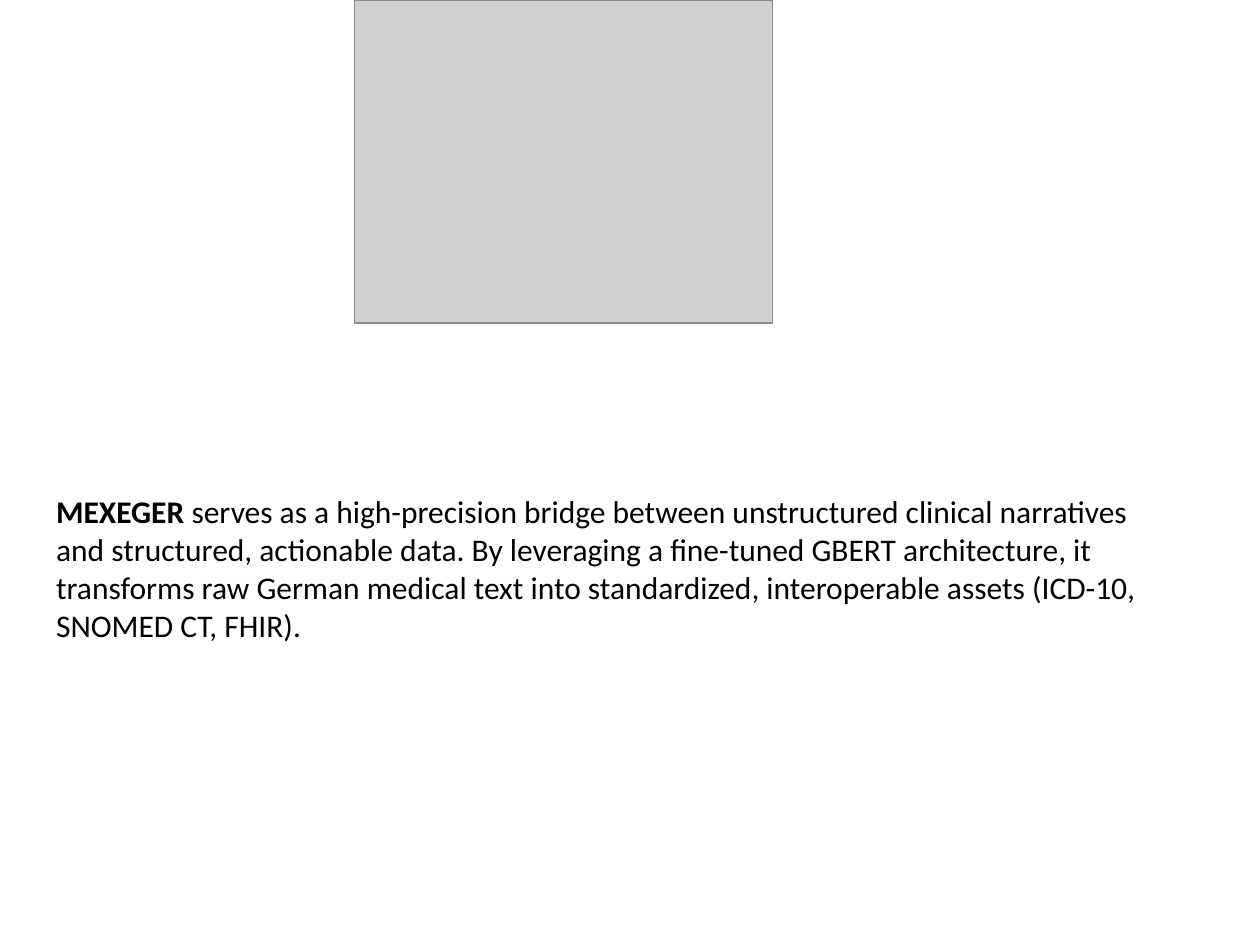
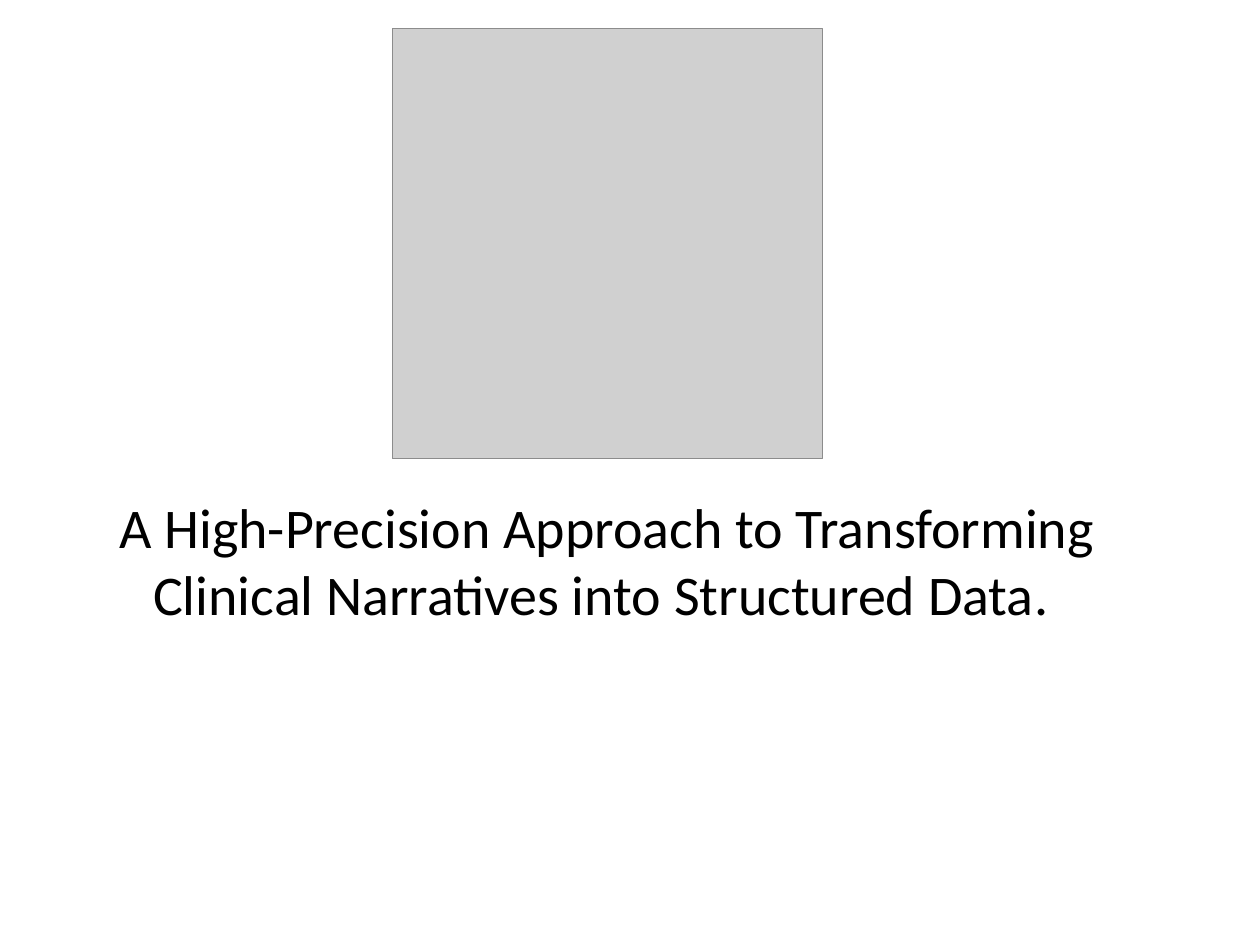
Before and after one commit to rtdicomexplorer/medical_ner_classification, a slide deck: slide 1 of documents/visual_abstract_NER.pptx. Drawn at 1260x945 pixels with LibreOffice and Linux fonts; fonts in the diff are those of the drawing; grey boxes stand for pictures. Boxes give left, top, right and bottom in pixels: in the first picture for what was removed or moved away, otherwise in the second. Text is boxed around its words. In the diff, an @@ line names an element or a change of style, - is before the commit and + after.

```diff
--- a/documents/visual_abstract_NER.pptx
+++ b/documents/visual_abstract_NER.pptx
@@ picture: place and size @@
-picture at bbox=[354, 0, 772, 323]
+picture at bbox=[392, 29, 822, 459]
@@ text at bbox=[119, 509, 1094, 616]: text changed; size 18 to 32 pt @@
-MEXEGER serves as a high-precision bridge between unstructured clinical narratives and structured, actionable data. By leveraging a fine-tuned GBERT architecture, it transforms raw German medical text into standardized, interoperable assets (ICD-10, SNOMED CT, FHIR).
+A High-Precision Approach to Transforming Clinical Narratives into Structured Data.
```
Also in this commit, not shown: 3 other slides changed, 2 slides added, 1 slide removed, 3 other files.
